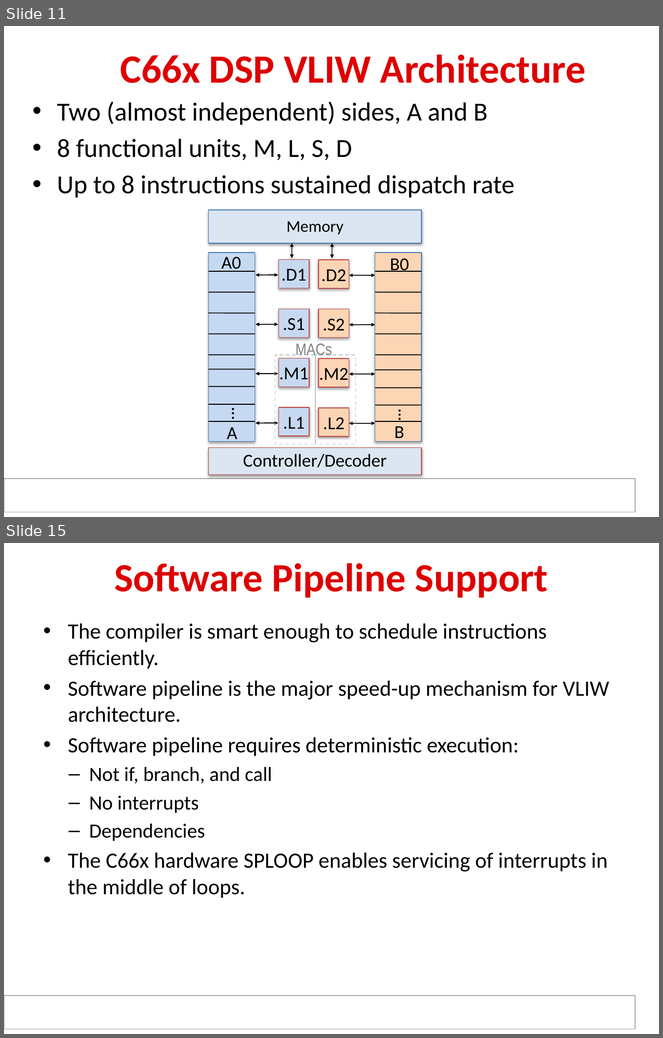
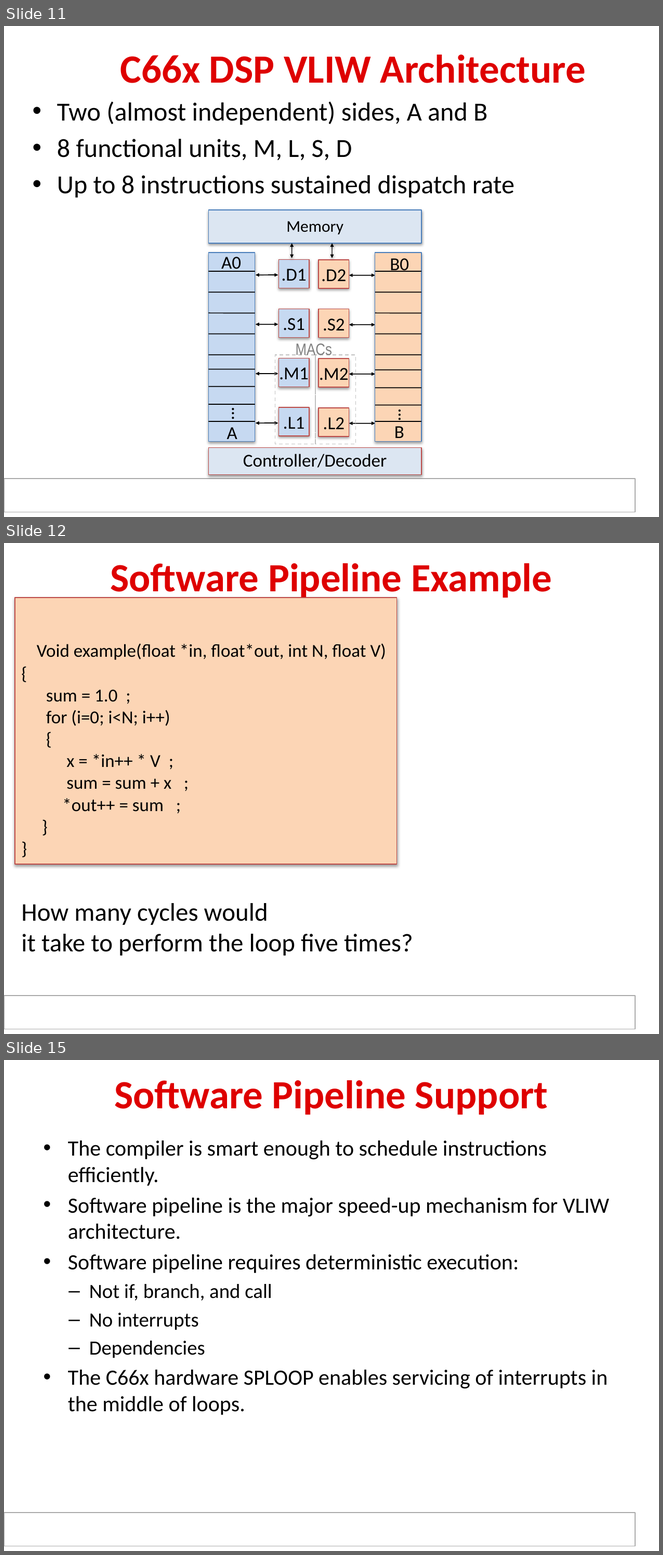
Before and after one commit to hari1989/keystone-workshop, a slide deck: slides/KeyStone Optimization.pptx. Shown one above the other, each under a label of ours: slides 11 and 15 before the commit, slides 11, 12 and 15 after it; the slides between them are not shown. The pictures are 663x1038 and 663x1555 pixels, drawn with LibreOffice and Linux fonts; fonts in the diff are those of the drawing; background and template pictures are left out. Boxes give left, top, right and bottom in pixels: in the first picture for what was removed or moved away, otherwise in the second. Text is boxed around its words. In the diff, an @@ line names an element or a change of style, - is before the commit and + after.

Commit message:
New Software Pipeline slides

```diff
--- a/slides/KeyStone Optimization.pptx
+++ b/slides/KeyStone Optimization.pptx
@@ slide 12 added at box(4, 543, 659, 1034), background #FFFFFF; not listed: 1 template element that a slide beside it also shows @@
@@ title added at box(110, 563, 552, 601), 44 pt, text #DE0000, bold @@
+Software Pipeline Example
@@ rectangle added at box(15, 598, 397, 864), fill #FCD5B5, outline #BF4C48 0.75 pt, 20 pt, text #000000 @@
+Void example(float *in, float*out, int N, float V)
+{
+sum = 1.0 ;
+for (i=0; i<N; i++)
+{
+x = *in++ * V ;
+sum = sum + x ;
+*out++ = sum ;
+}
+}
@@ text added at box(21, 903, 413, 956), 28 pt, text #000000 @@
+How many cycles would
+it take to perform the loop five times?
```
Also in this commit, not shown: 5 other slides added, 3 slides removed.
